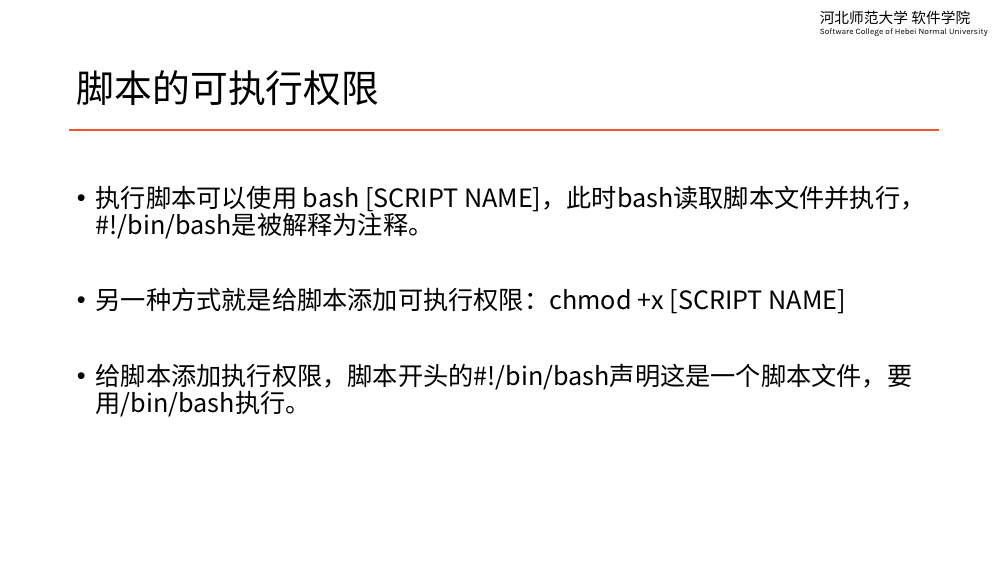
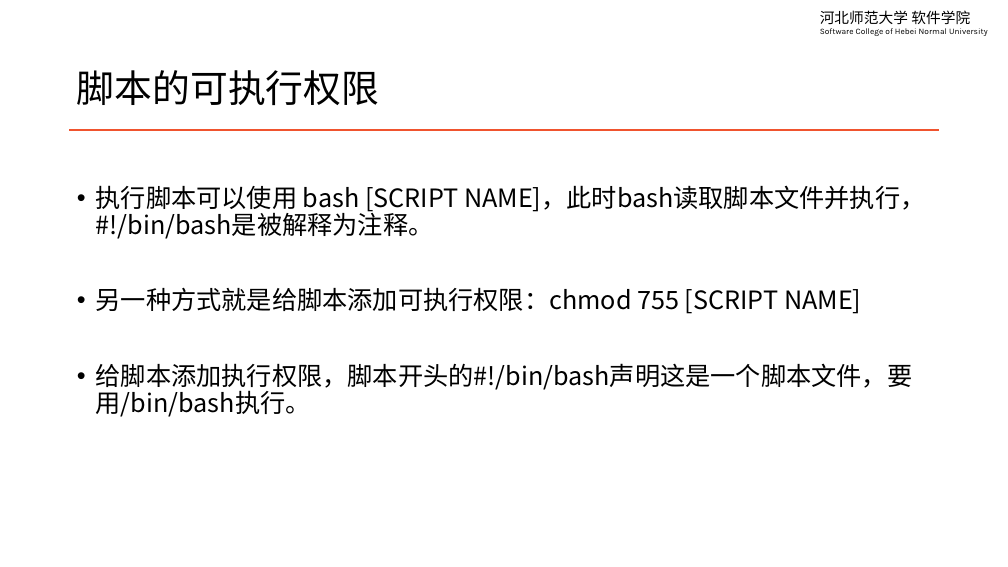
Before and after one commit to edu2act/course-linux-system, a slide deck: slide 8 of materials/slides/ch11-basic-shell-script-variables.pptx. Drawn at 1008x567 pixels with LibreOffice and Linux fonts; fonts in the diff are those of the drawing. Boxes give left, top, right and bottom in pixels: in the first picture for what was removed or moved away, otherwise in the second. Text is boxed around its words. In the diff, an @@ line names an element or a change of style, - is before the commit and + after.

```diff
--- a/materials/slides/ch11-basic-shell-script-variables.pptx
+++ b/materials/slides/ch11-basic-shell-script-variables.pptx
@@ text at <box>96,287,861,314</box>: text changed @@
-• 另一种方式就是给脚本添加可执行权限：chmod +x [SCRIPT NAME]
+• 另一种方式就是给脚本添加可执行权限：chmod 755 [SCRIPT NAME]
```
Also in this commit, not shown: 6 other slides changed, 4 other files.
